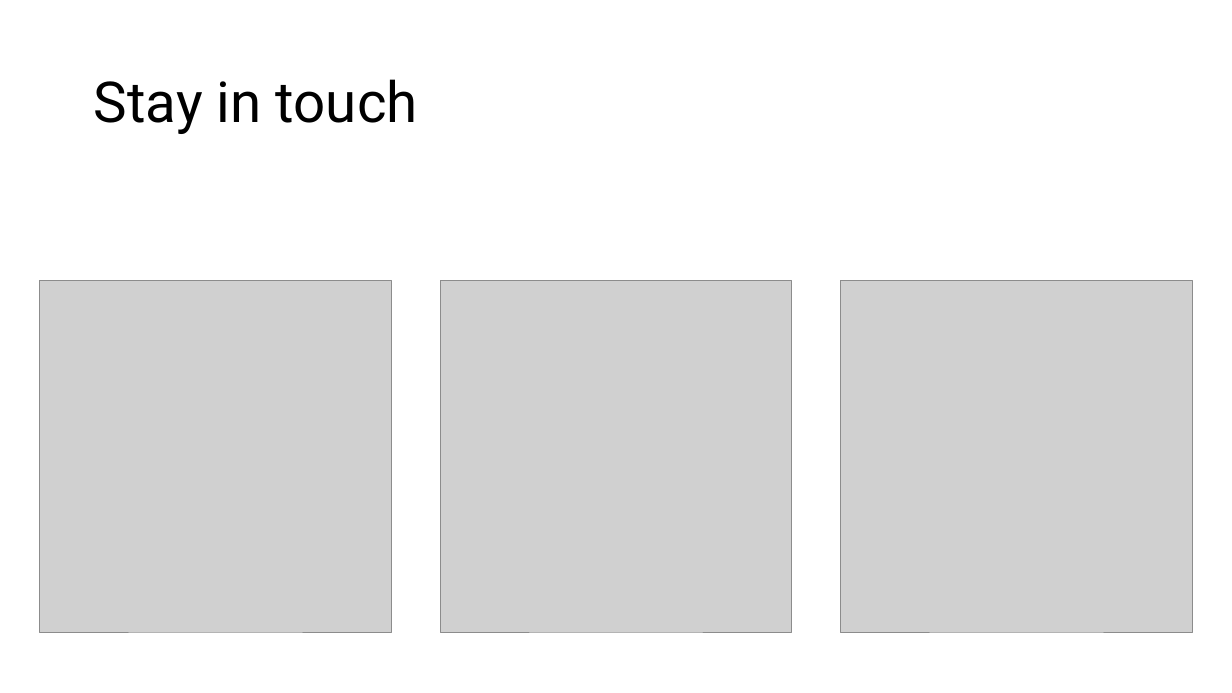
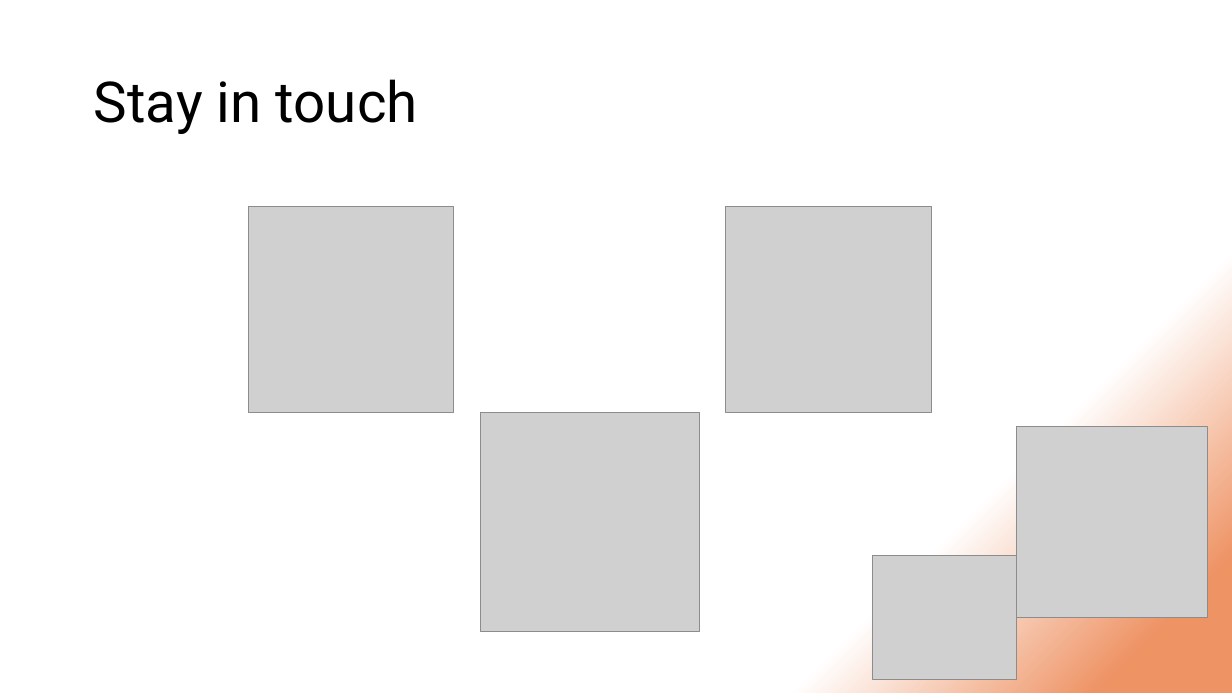
Before and after one commit to DStefanow/victoriametrics-poc, a slide deck: slide 58 of presentation-content/migrating-from-prometheus-to-vm.pptx. Drawn at 1232x693 pixels with LibreOffice and Linux fonts; fonts in the diff are those of the drawing; grey boxes stand for pictures. Boxes give left, top, right and bottom in pixels: in the first picture for what was removed or moved away, otherwise in the second. Text is boxed around its words. In the diff, an @@ line names an element or a change of style, - is before the commit and + after.

Commit message:
Change background for presentation

```diff
--- a/presentation-content/migrating-from-prometheus-to-vm.pptx
+++ b/presentation-content/migrating-from-prometheus-to-vm.pptx
@@ background #FFFFFF to gradient #FFFFFF to #EE9364 @@
@@ picture resized from (x1=40, y1=281, x2=391, y2=632) to (x1=249, y1=207, x2=454, y2=412) @@
@@ picture resized from (x1=841, y1=281, x2=1192, y2=632) to (x1=726, y1=207, x2=932, y2=412) @@
@@ picture resized from (x1=440, y1=281, x2=791, y2=632) to (x1=481, y1=412, x2=701, y2=632) @@
@@ picture added at (x1=1017, y1=427, x2=1208, y2=618) @@
@@ picture added at (x1=872, y1=555, x2=1017, y2=679) @@
```
Also in this commit, not shown: 46 other slides changed, 3 slides added, 3 slides removed.
